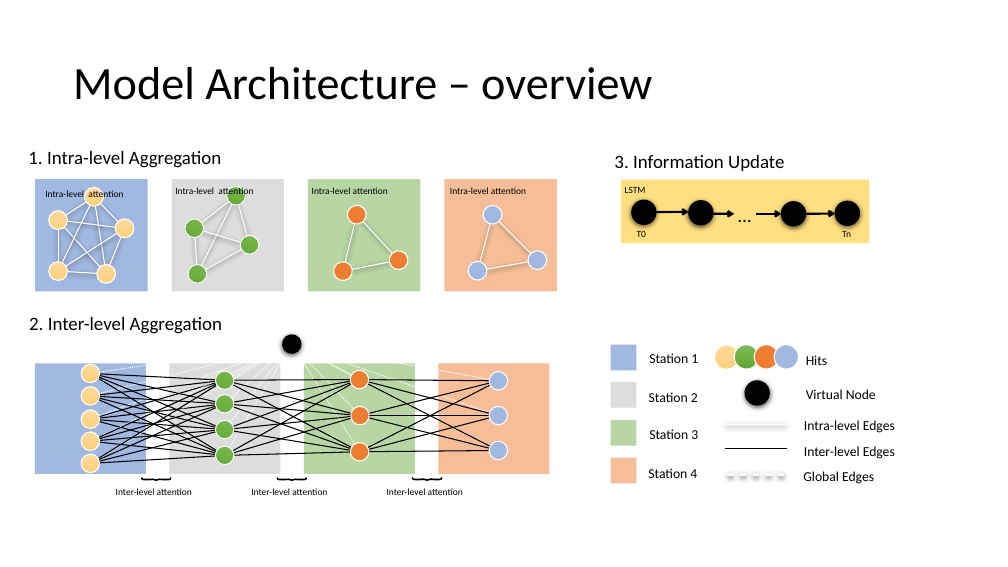
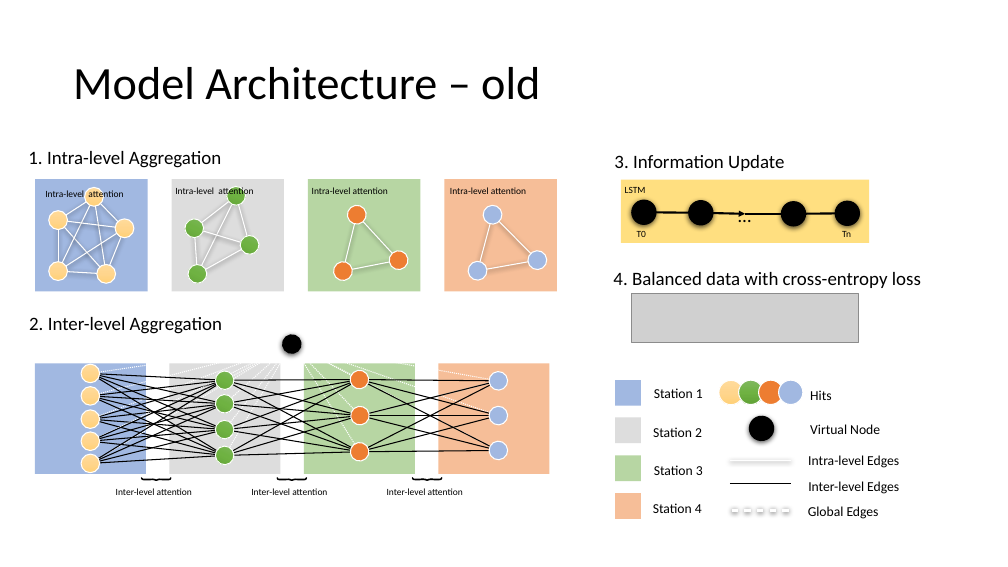
Before and after one commit to ekoenig4/Tau3MuGNNs, a slide deck: slide 3 of Tau3MuGNNs.pptx. Drawn at 1008x567 pixels with LibreOffice and Linux fonts; fonts in the diff are those of the drawing; grey boxes stand for pictures. Boxes give left, top, right and bottom in pixels: in the first picture for what was removed or moved away, otherwise in the second. Text is boxed around its words. In the diff, an @@ line names an element or a change of style, - is before the commit and + after.

```diff
--- a/Tau3MuGNNs.pptx
+++ b/Tau3MuGNNs.pptx
@@ title at [73,67,540,100]: text changed @@
-Model Architecture – overview
+Model Architecture – old
@@ arrow moved from (656, 212) - (689, 212) to (644, 212) - (701, 212) @@
@@ arrow (644, 212) - (701, 212): arrowheads changed @@
@@ arrow moved from (713, 214) - (734, 214) to (701, 212) - (746, 214) @@
@@ arrow (701, 212) - (746, 214): arrowheads changed @@
@@ arrow moved from (756, 214) - (782, 214) to (746, 214) - (794, 214) @@
@@ arrow (746, 214) - (794, 214): arrowheads changed @@
@@ arrow moved from (806, 214) - (836, 213) to (794, 214) - (848, 213) @@
@@ arrow (794, 214) - (848, 213): arrowheads changed @@
@@ text added at [613,272,921,288], 18 pt, text #000000 @@
+4. Balanced data with cross-entropy loss
@@ picture added at [631,293,859,343] @@
@@ 9 texts, 5 ellipses, 4 rectangles, 3 lines: place and size @@
-9 texts, 5 ellipses, 4 rectangles, 3 lines at [611,345,895,484]
+9 texts, 5 ellipses, 4 rectangles, 3 lines at [616,380,899,519]
```
Also in this commit, not shown: 5 other slides changed, 7 slides added, 4 slides removed, 7 other files.
